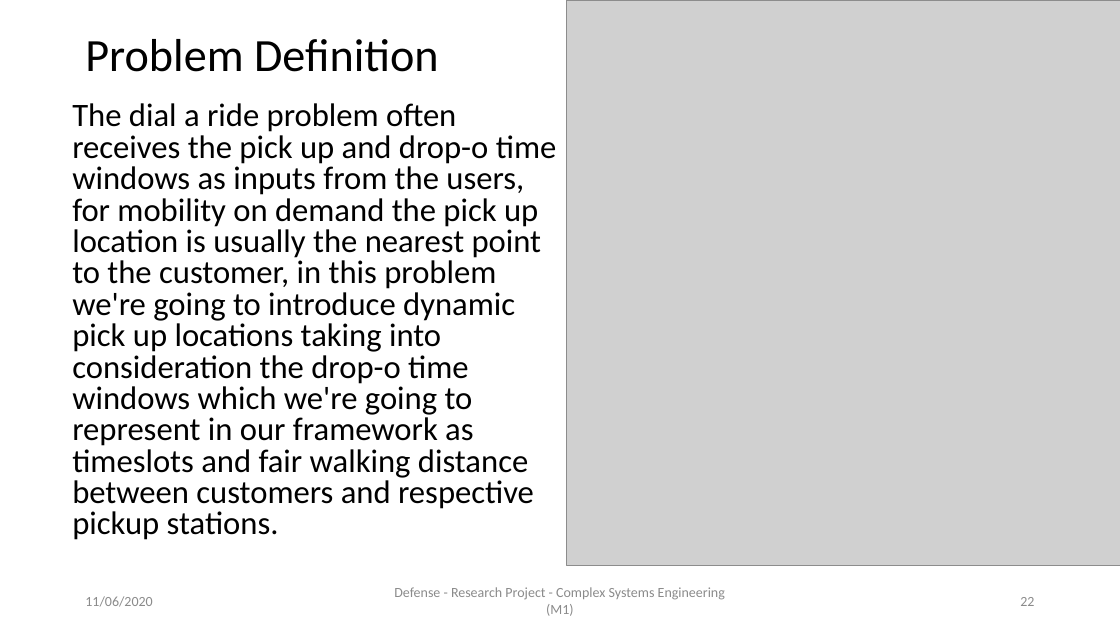
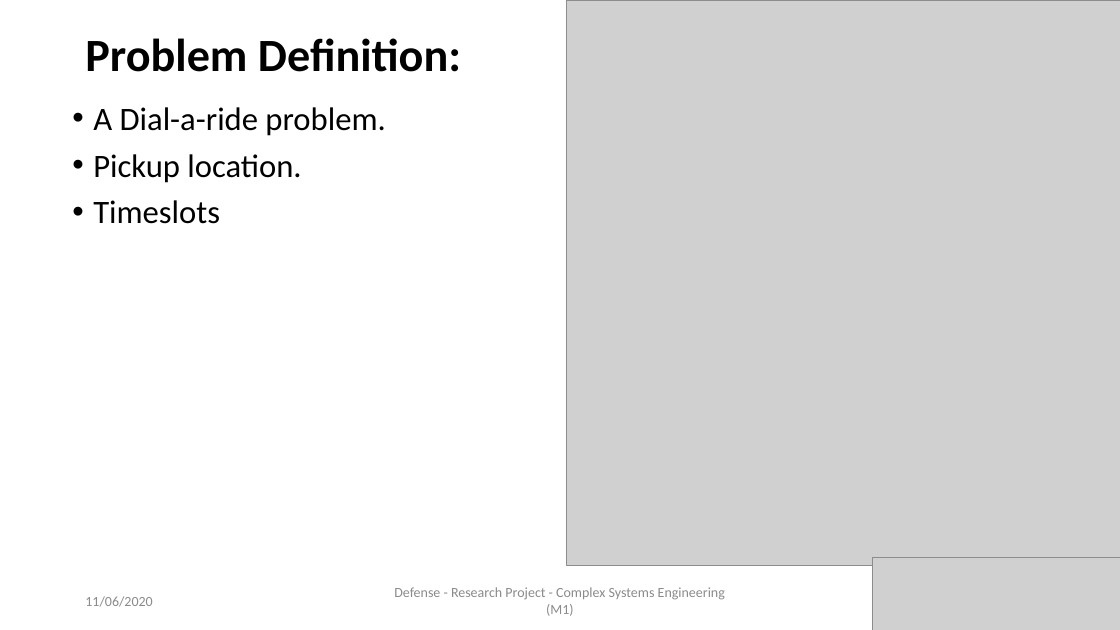
Before and after one commit to AymanABDELHAMID/OD_MTO_DARP, a slide deck: slide 16 of Presentation/presentation_AymanMahmoud.pptx (slide 22 before the commit). Drawn at 1120x630 pixels with LibreOffice and Linux fonts; fonts in the diff are those of the drawing; grey boxes stand for pictures. Boxes give left, top, right and bottom in pixels: in the first picture for what was removed or moved away, otherwise in the second. Text is boxed around its words. In the diff, an @@ line names an element or a change of style, - is before the commit and + after.

```diff
--- a/Presentation/presentation_AymanMahmoud.pptx
+++ b/Presentation/presentation_AymanMahmoud.pptx
@@ title at <box>85,38,461,72</box>: text changed; bold on @@
-Problem Definition
+Problem Definition:
@@ text at <box>93,107,385,224</box>: text changed @@
-The dial a ride problem often receives the pick up and drop-o time windows as inputs from the users, for mobility on demand the pick up location is usually the nearest point to the customer, in this problem we're going to introduce dynamic pick up locations taking into consideration the drop-o time windows which we're going to represent in our framework as timeslots and fair walking distance between customers and respective pickup stations.
+• A Dial-a-ride problem.
+• Pickup location.
+• Timeslots
@@ picture added at <box>873,558,1120,630</box> @@
@@ page number removed at <box>1020,597,1034,606</box> @@
-22
```
Also in this commit, not shown: 31 other slides changed, 7 slides removed, 4 other files.
